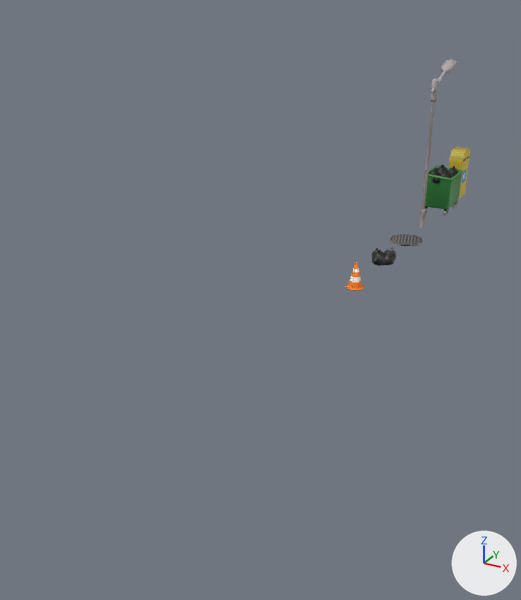
An edit to the FBX model LD46-DiscoViking/ld-46/Assets/Meshs/street_props_1.fbx, drawn before and after from the same camera.
The view is the same before and after, from a camera (50 mm lens) standing at (12.0, -46.6, 13.9) and looking at (-3.0, -19.3, 0.2). The lights are fixed; the arrows at lower right show +X, +Y and +Z.

Names of what the first picture shows: 'GarbageBin', 'StreetLamp'.
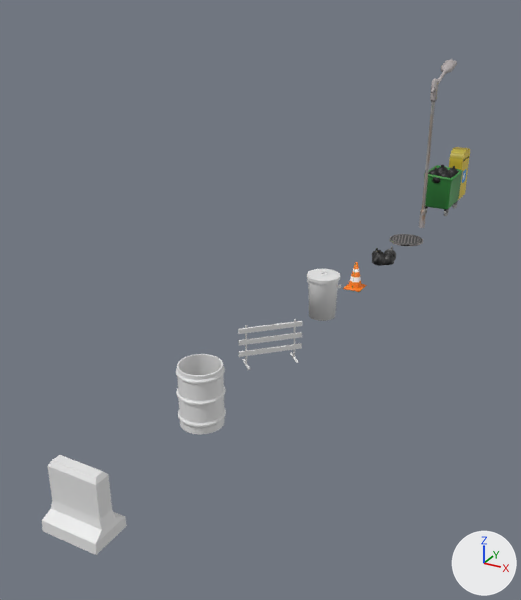
The change, as a diff of the scene's bpy script:
```diff
--- a/LD46-DiscoViking/ld-46/Assets/Meshs/street_props_1.fbx.py
+++ b/LD46-DiscoViking/ld-46/Assets/Meshs/street_props_1.fbx.py
@@ me_cylinder_007 @@
+me_cylinder_007.from_pydata(...)  # 232 vertices, 196 faces; spans x -0.76..0.85, y -0.74..0.74, z -0.02..2.13
@@ me_cube @@
+me_cube.from_pydata(...)  # 56 vertices, 42 faces; spans x -1.04..1.04, y -1.04..1.04, z -0.02..1.72
@@ me_cube_002_1 @@
+me_cube_002_1.from_pydata(...)  # 24 vertices, 22 faces; spans x -0.96..0.96, y -0.65..0.65, z 0.01..2.14
@@ me_cylinder_008 @@
+me_cylinder_008.from_pydata(...)  # 512 vertices, 482 faces; spans x -0.83..0.83, y -0.83..0.83, z -0.02..2.22
@@ ob_garbagebin2 @@
+ob_garbagebin2 = bpy.data.objects.new('GarbageBin2', me_cylinder_007)
+ob_garbagebin2.location = (0.0, -19.0, 0.02)
@@ ob_roadblock1 @@
+ob_roadblock1 = bpy.data.objects.new('RoadBlock1', me_cube)
+ob_roadblock1.location = (0.0, -24.0, 0.0)
@@ ob_roadblock2 @@
+ob_roadblock2 = bpy.data.objects.new('RoadBlock2', me_cube_002_1)
+ob_roadblock2.location = (0.0, -35.0, -0.08)
@@ ob_oilcan @@
+ob_oilcan = bpy.data.objects.new('OilCan', me_cylinder_008)
+ob_oilcan.location = (0.0, -29.0, 0.02)
```

Changed parts and their boxes [x1, y1, x2, y2] in the pictures (521 x 600 px):
'RoadBlock2', added
    after: [42, 455, 127, 555]
'OilCan', added
    after: [176, 354, 226, 434]
'GarbageBin2', added
    after: [307, 269, 341, 321]
'RoadBlock1', added
    after: [238, 319, 302, 370]
